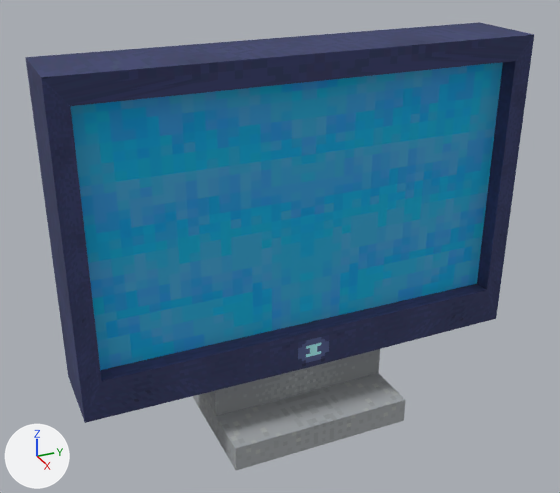
What one commit did to the glTF model assets/models/ivorypc.glb.
Both versions are drawn from a camera (50 mm lens) standing at (1.356, -0.683, 1.12) and looking at (-0.082, -0.036, 0.401). Every picture has the same lights, and +X, +Y and +Z are marked at lower left. Where no turn or scale is listed for an object, it has been applied to the vertices.
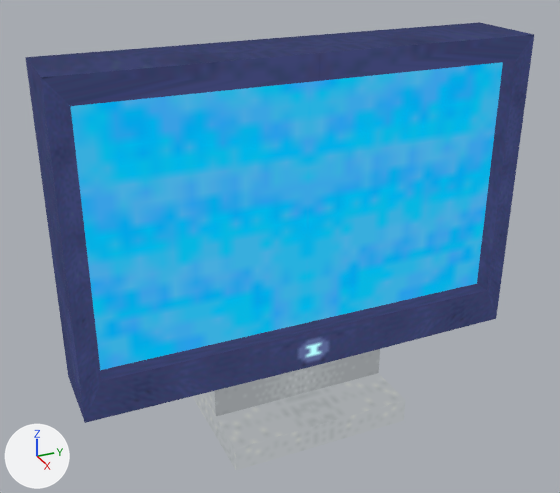
Patch to the scene script:
```diff
--- a/assets/models/ivorypc.glb.py
+++ b/assets/models/ivorypc.glb.py
@@ mat_material_001 @@
 n0 = _N.new('ShaderNodeBsdfPrincipled'); n0.name = 'Principled BSDF'
+n0.inputs[0].default_value = (0.0, 0.0, 0.0, 1.0)  # 'Base Color', black #000000
+n0.inputs[1].default_value = 1.0  # 'Metallic'
 n0.inputs[2].default_value = 1.0  # 'Roughness'
+n0.inputs[28].default_value = 1.0  # 'Emission Strength'
 n1 = _N.new('ShaderNodeOutputMaterial'); n1.name = 'Material Output'
@@ mat_material_001 @@
 n2 = _N.new('ShaderNodeTexImage'); n2.name = 'Image Texture'
 n2.image = img_ipc
-n2.interpolation = 'Closest'
 _L.new(n0.outputs[0], n1.inputs[0])  # 'BSDF' to 'Surface'
-_L.new(n2.outputs[0], n0.inputs[0])  # 'Color' to 'Base Color'
+_L.new(n2.outputs[0], n0.inputs[27])  # 'Color' to 'Emission Color'
```

Pixel boxes (x1, y1, x2, y2) of what changed, in the pictures (560 x 493 px):
'Cube.001', recoloured: (25, 22, 534, 470) in both
